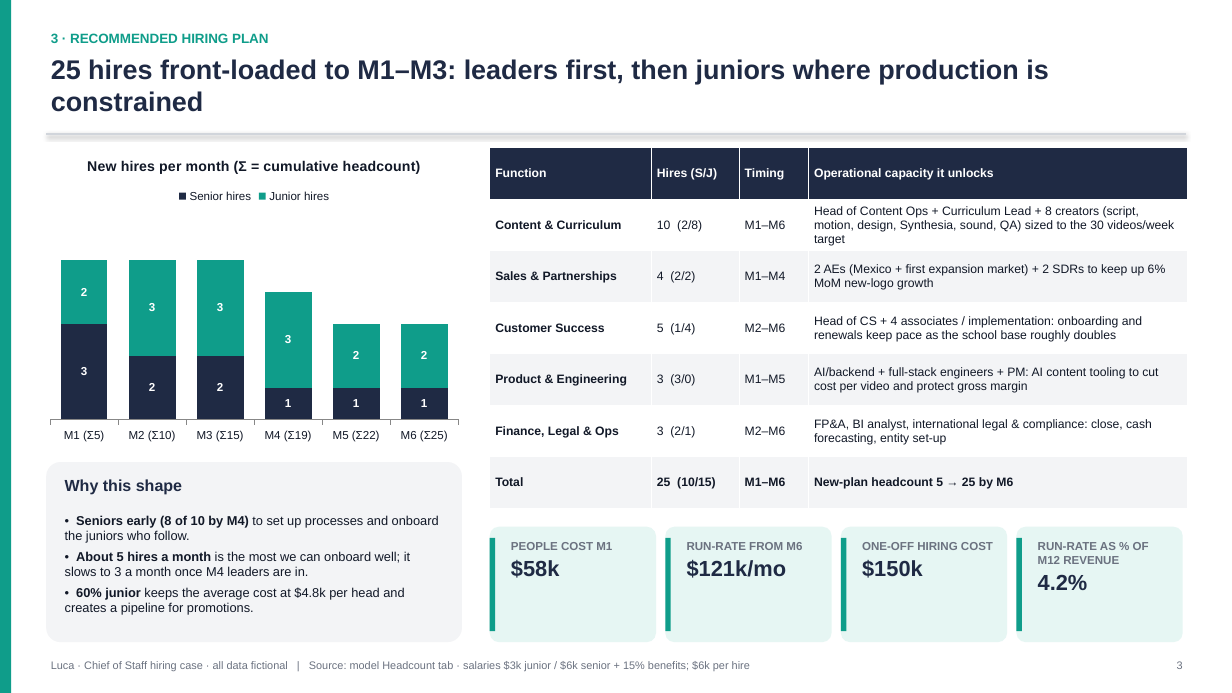
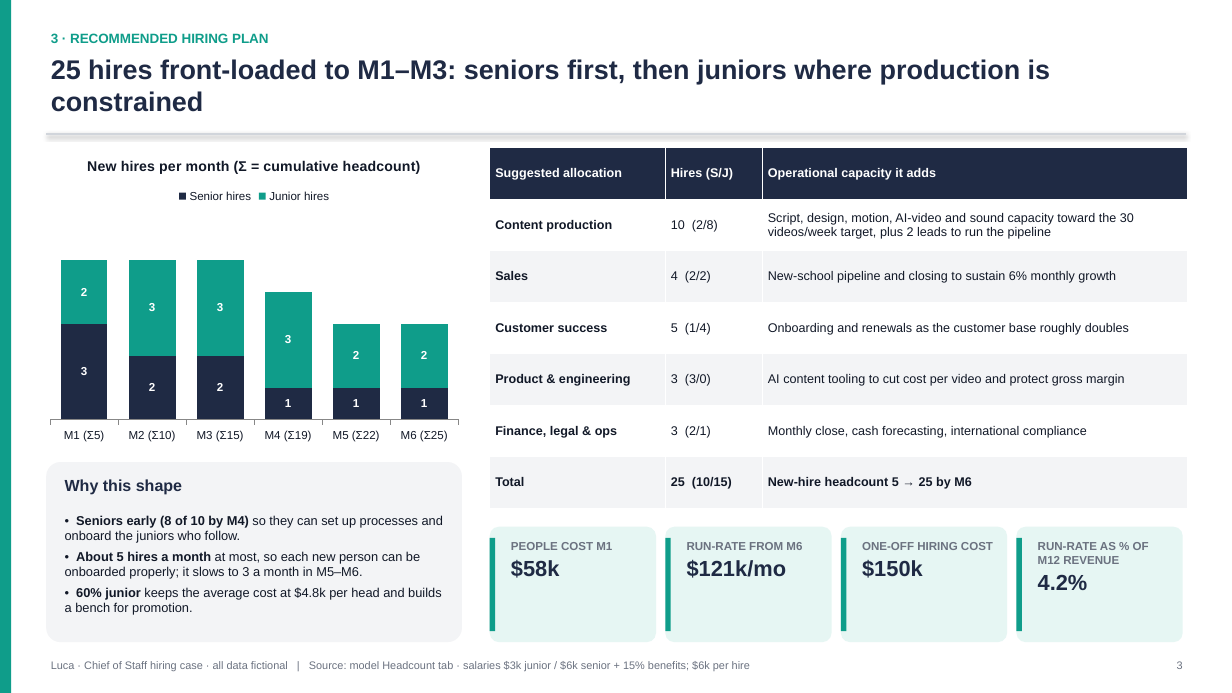
Before and after one commit to JoaoTavarees/Dashboard, a slide deck: slide 3 of luca_chief_of_staff_case/deliverables/Luca_Step2_Financial_Operations_Summary.pptx. Drawn at 1232x693 pixels with LibreOffice and Linux fonts; fonts in the diff are those of the drawing. Boxes give left, top, right and bottom in pixels: in the first picture for what was removed or moved away, otherwise in the second. Text is boxed around its words. In the diff, an @@ line names an element or a change of style, - is before the commit and + after.

```diff
--- a/luca_chief_of_staff_case/deliverables/Luca_Step2_Financial_Operations_Summary.pptx
+++ b/luca_chief_of_staff_case/deliverables/Luca_Step2_Financial_Operations_Summary.pptx
@@ text at box(51, 59, 1050, 112): text changed @@
-25 hires front-loaded to M1–M3: leaders first, then juniors where production is constrained
+25 hires front-loaded to M1–M3: seniors first, then juniors where production is constrained
@@ table at box(490, 148, 1188, 508) @@
-column 1: Function | Content & Curriculum | Sales & Partnerships | Customer Success | Product & Engineering | Finance, Legal & Ops | Total
+column 1: Suggested allocation | Content production | Sales | Customer success | Product & engineering | Finance, legal & ops | Total
-column 3: Timing | M1–M6 | M1–M4 | M2–M6 | M1–M5 | M2–M6 | M1–M6
-column 4: Operational capacity it unlocks | Head of Content Ops + Curriculum Lead + 8 creators (script, motion, design, Synthesia, sound, QA) sized to the 30 videos/week target | 2 AEs (Mexico + first expansion market) + 2 SDRs to keep up 6% MoM new-logo growth | Head of CS + 4 associates / implementation: onboarding and renewals keep pace as the school base roughly doubles | AI/backend + full-stack engineers + PM: AI content tooling to cut cost per video and protect gross margin | FP&A, BI analyst, international legal & compliance: close, cash forecasting, entity set-up | New-plan headcount 5 → 25 by M6
+column 3: Operational capacity it adds | Script, design, motion, AI-video and sound capacity toward the 30 videos/week target, plus 2 leads to run the pipeline | New-school pipeline and closing to sustain 6% monthly growth | Onboarding and renewals as the customer base roughly doubles | AI content tooling to cut cost per video and protect gross margin | Monthly close, cash forecasting, international compliance | New-hire headcount 5 → 25 by M6
@@ text at box(65, 515, 443, 615): text changed @@
-• Seniors early (8 of 10 by M4) to set up processes and onboard the juniors who follow.
-• About 5 hires a month is the most we can onboard well; it slows to 3 a month once M4 leaders are in.
-• 60% junior keeps the average cost at $4.8k per head and creates a pipeline for promotions.
+• Seniors early (8 of 10 by M4) so they can set up processes and onboard the juniors who follow.
+• About 5 hires a month at most, so each new person can be onboarded properly; it slows to 3 a month in M5–M6.
+• 60% junior keeps the average cost at $4.8k per head and builds a bench for promotion.
```
Also in this commit, not shown: 4 other slides changed, 10 other files.
